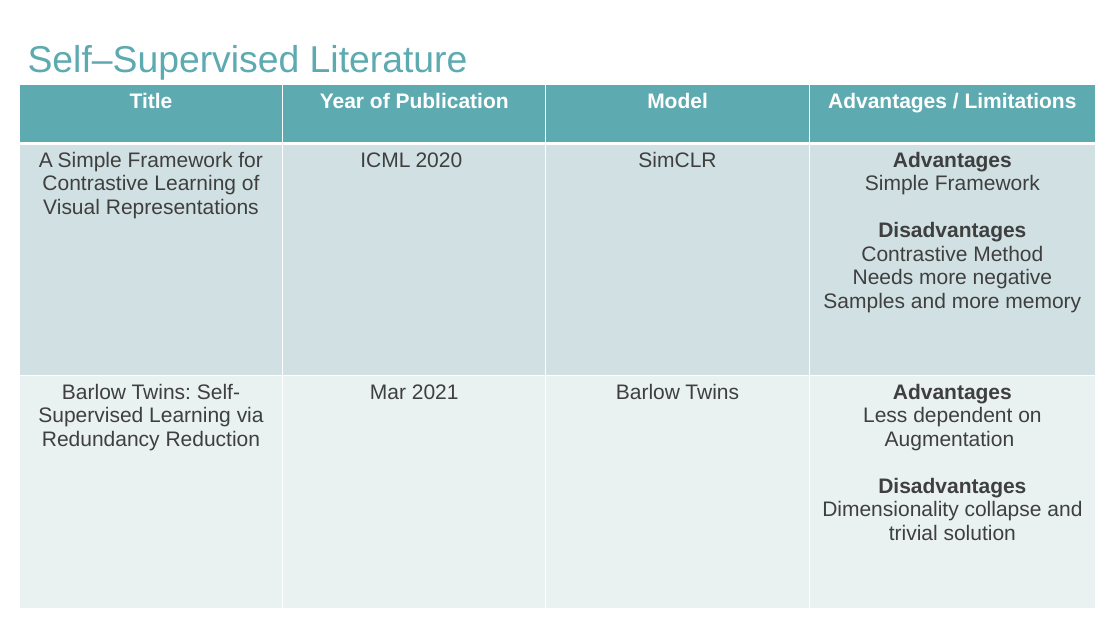
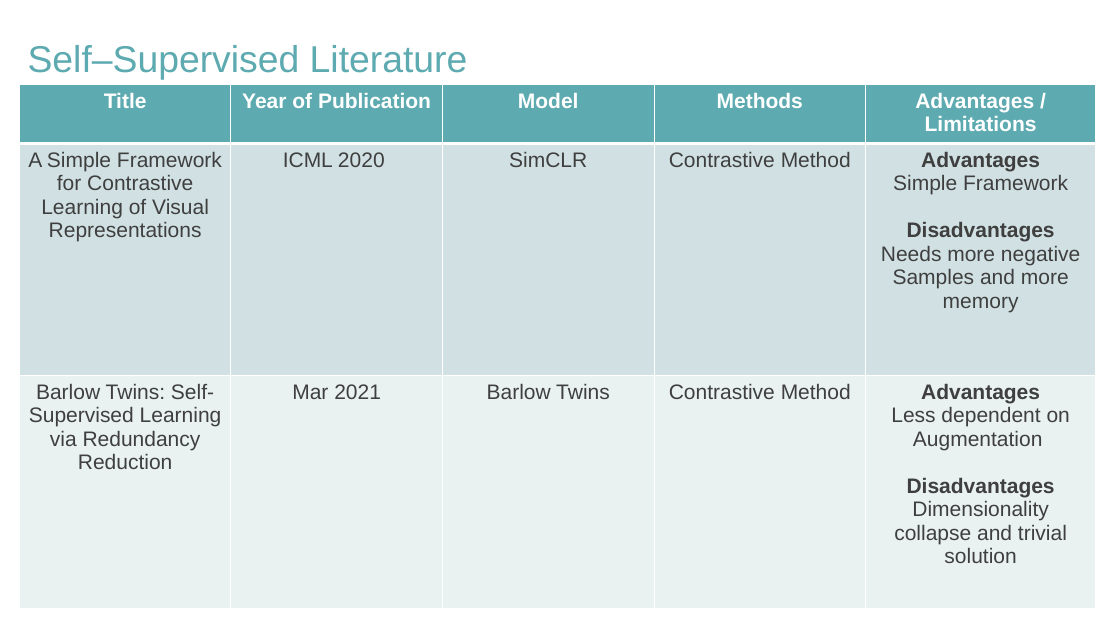
Before and after one commit to Dineswar11/dretino, a slide deck: slide 19 of Mini_Project_.pptx (slide 18 before the commit). Drawn at 1120x630 pixels with LibreOffice and Linux fonts; fonts in the diff are those of the drawing. Boxes give left, top, right and bottom in pixels: in the first picture for what was removed or moved away, otherwise in the second. Text is boxed around its words. In the diff, an @@ line names an element or a change of style, - is before the commit and + after.

```diff
--- a/Mini_Project_.pptx
+++ b/Mini_Project_.pptx
@@ table at box(19, 85, 1096, 608) @@
-column 4: Advantages / Limitations | Advantages / Simple Framework / Disadvantages / Contrastive Method / Needs more negative Samples and more memory | Advantages / Less dependent on Augmentation / Disadvantages / Dimensionality collapse and trivial solution
+column 4: Methods | Contrastive Method | Contrastive Method
+column 5: Advantages / Limitations | Advantages / Simple Framework / Disadvantages / Needs more negative Samples and more memory | Advantages / Less dependent on Augmentation / Disadvantages / Dimensionality collapse and trivial solution
```
Also in this commit, not shown: 1 other slide changed, 2 slides added, 1 slide removed, 16 other files.
